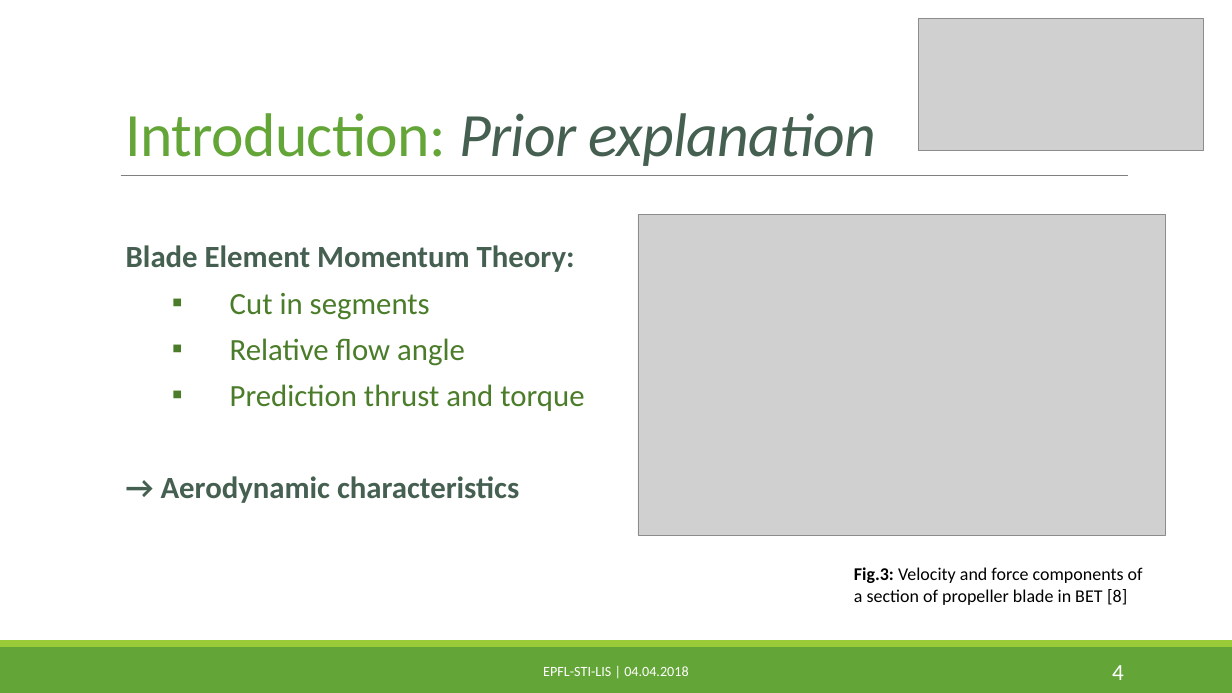
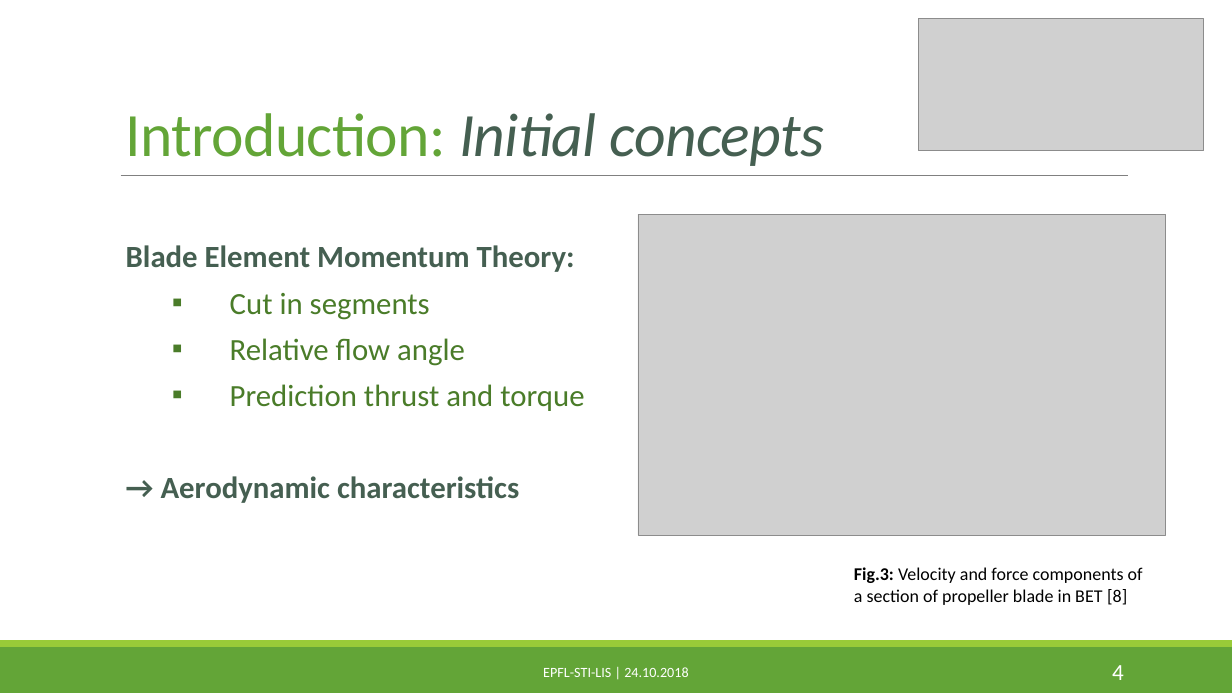
Before and after one commit to PaulineMauryL/PropellerProject, a slide deck: slide 4 of MIDTERM.pptx. Drawn at 1232x693 pixels with LibreOffice and Linux fonts; fonts in the diff are those of the drawing; grey boxes stand for pictures. Boxes give left, top, right and bottom in pixels: in the first picture for what was removed or moved away, otherwise in the second. Text is boxed around its words. In the diff, an @@ line names an element or a change of style, - is before the commit and + after.

```diff
--- a/MIDTERM.pptx
+++ b/MIDTERM.pptx
@@ text at bbox=[126, 113, 824, 166]: text changed @@
-Introduction: Prior explanation
+Introduction: Initial concepts
@@ text at bbox=[543, 667, 688, 677]: text changed @@
-EPFL-STI-LIS | 04.04.2018
+EPFL-STI-LIS | 24.10.2018
```
Also in this commit, not shown: 10 other slides changed, 26 other files.
